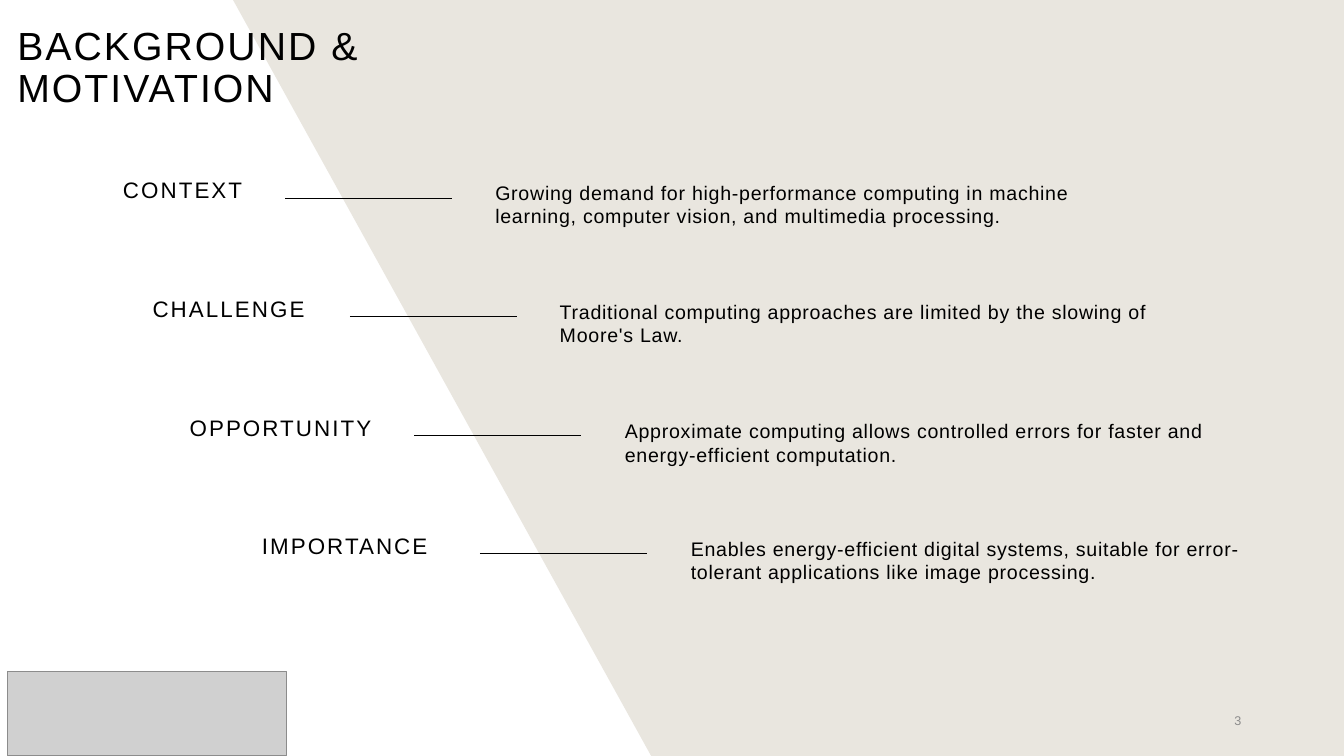
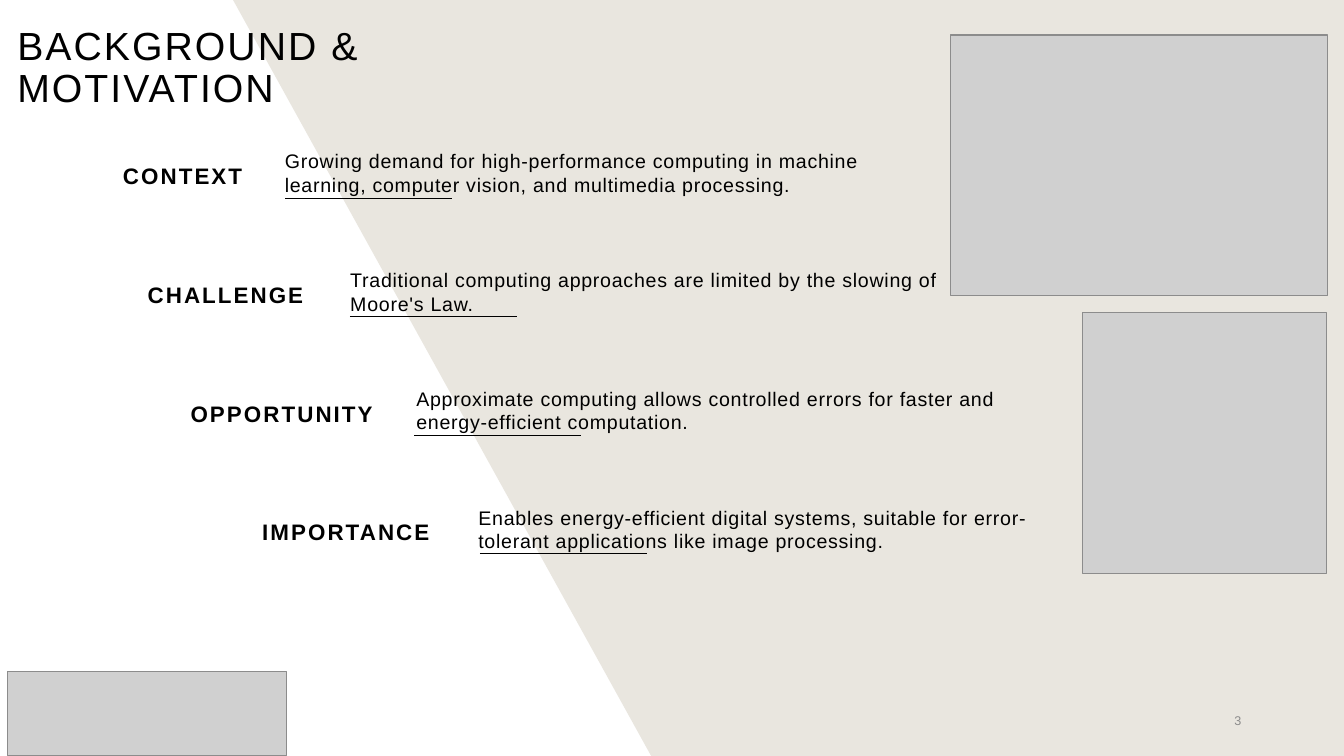
Before and after one commit to AmaanMujawar/EEE381_IIP-Hardware-Accelerator-for-RISCV-Processor, a slide deck: slide 3 of Documents/Public Engagement/PublicEngagementActivity.pptx. Drawn at 1344x756 pixels with LibreOffice and Linux fonts; fonts in the diff are those of the drawing; grey boxes stand for pictures. Boxes give left, top, right and bottom in pixels: in the first picture for what was removed or moved away, otherwise in the second. Text is boxed around its words. In the diff, an @@ line names an element or a change of style, - is before the commit and + after.

```diff
--- a/Documents/Public Engagement/PublicEngagementActivity.pptx
+++ b/Documents/Public Engagement/PublicEngagementActivity.pptx
@@ picture added at <box>951,35,1328,296</box> @@
@@ picture added at <box>1083,313,1327,574</box> @@
@@ 4 texts: place and size @@
-4 texts at <box>123,182,427,555</box>
+4 texts at <box>123,168,429,541</box>
@@ bold on in 4 elements at <box>123,168,242,185</box>, <box>148,287,304,304</box>, <box>191,406,373,423</box>, <box>262,524,429,541</box> @@
@@ 4 texts: place and size @@
-4 texts at <box>495,185,1238,583</box>
+4 texts at <box>285,153,1025,552</box>
```
Also in this commit, not shown: 6 other slides changed, 5 slides added.
